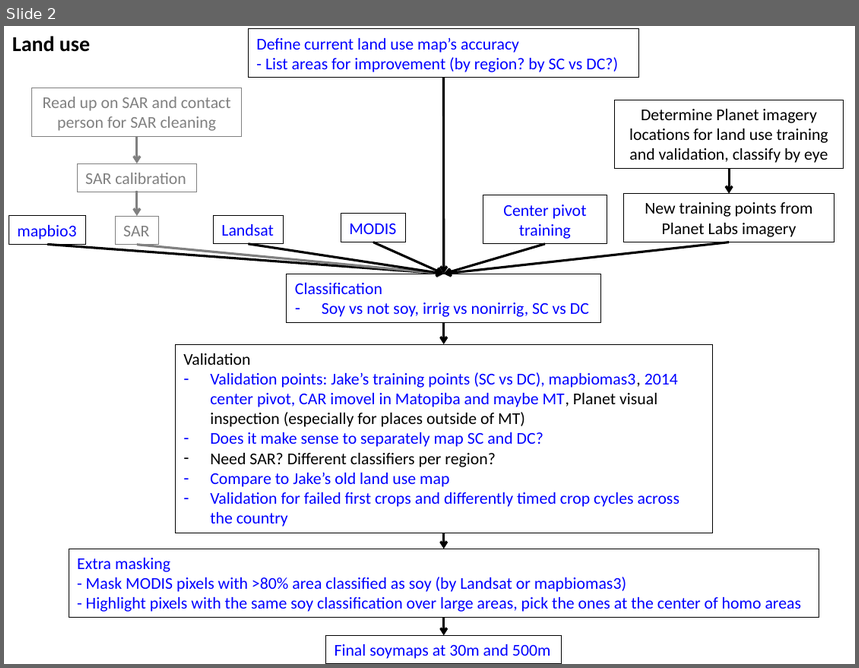
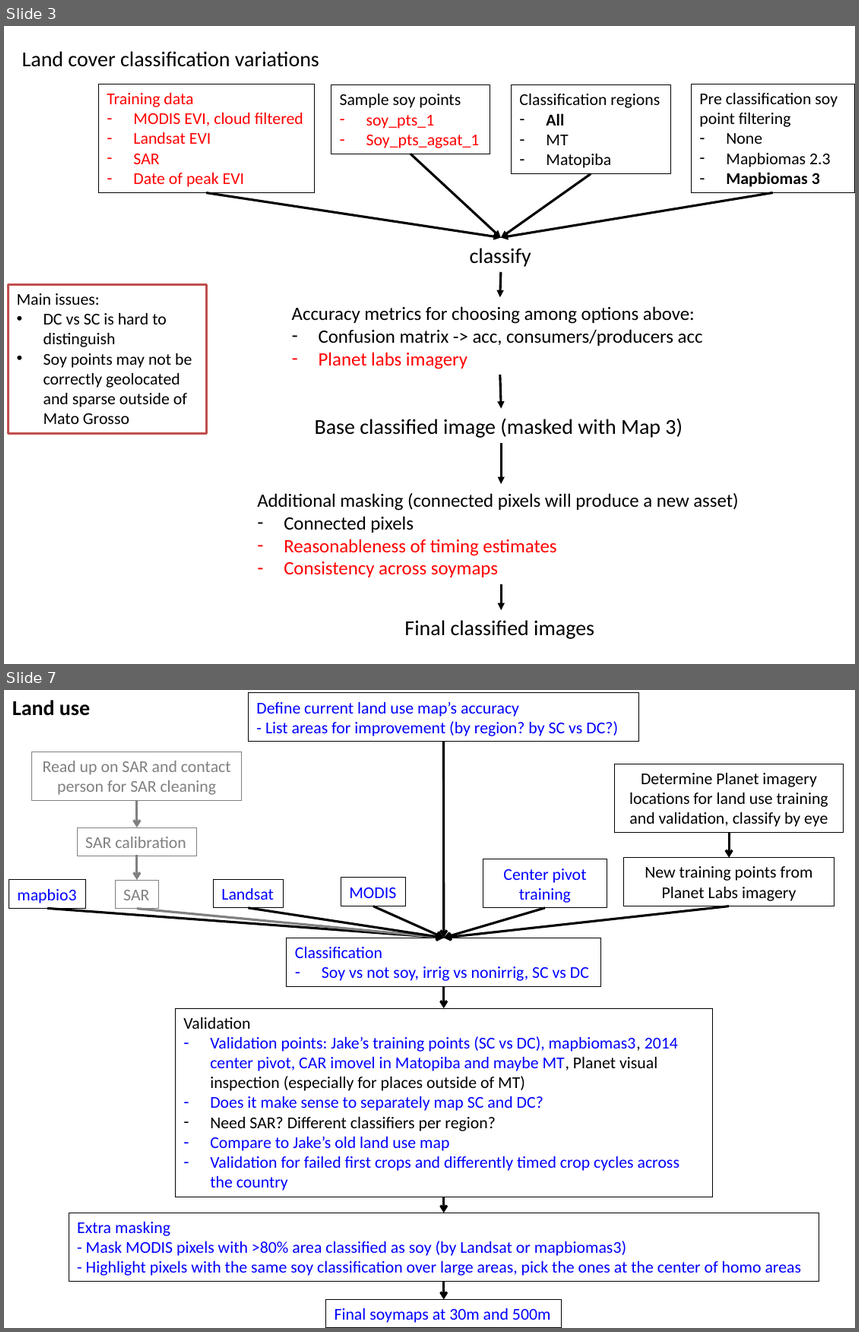
Before and after one commit to minghui-zhang/Meeting, a slide deck: January 19 2019.pptx. Shown one above the other, each under a label of ours: slide 2 before the commit, slides 3 and 7 after it; the slides between them are not shown. The pictures are 859x668 and 859x1332 pixels, drawn with LibreOffice and Linux fonts; fonts in the diff are those of the drawing. Boxes give left, top, right and bottom in pixels: in the first picture for what was removed or moved away, otherwise in the second. Text is boxed around its words. In the diff, an @@ line names an element or a change of style, - is before the commit and + after.

```diff
--- a/January 19 2019.pptx
+++ b/January 19 2019.pptx
@@ slide 3 added at (4,26,855,664), background #FFFFFF @@
@@ text added at (22,51,319,67), 18 pt, text #000000 @@
+Land cover classification variations
@@ rectangle added at (98,84,314,193), outline #000000 0.75 pt, 14 pt, text #FF0000 @@
+Training data
+– MODIS EVI, cloud filtered
+– Landsat EVI
+– SAR
+– Date of peak EVI
@@ rectangle added at (331,85,489,154), outline #000000 0.75 pt, 14 pt, text #FF0000 @@
+Sample soy points
+– soy_pts_1
+– Soy_pts_agsat_1
@@ rectangle added at (512,85,671,173), outline #000000 0.75 pt, 14 pt, text #000000 @@
+Classification regions
+– All
+– MT
+– Matopiba
@@ rectangle added at (691,84,854,193), outline #000000 0.75 pt, 14 pt, text #000000 @@
+Pre classification soy point filtering
+– None
+– Mapbiomas 2.3
+– Mapbiomas 3
@@ arrow added from (411, 154) to (501, 238), #000000 2 pt @@
@@ arrow added from (591, 174) to (501, 238), #000000 2 pt @@
@@ arrow added from (207, 193) to (501, 238), #000000 2 pt @@
@@ arrow added from (772, 193) to (501, 238), #000000 2 pt @@
@@ text added at (470,248,531,267), 18 pt, text #000000 @@
+classify
@@ arrow added from (501, 272) to (500, 297), #000000 2 pt @@
@@ rectangle added at (9,284,207,433), fill #FFFFFF, outline #C0504D 2 pt, 14 pt, text #000000 @@
+Main issues:
+• DC vs SC is hard to distinguish
+• Soy points may not be correctly geolocated and sparse outside of Mato Grosso
@@ text added at (292,306,703,370), 16 pt, text #000000 @@
+Accuracy metrics for choosing among options above:
+– Confusion matrix -> acc, consumers/producers acc
+– Planet labs imagery
@@ arrow added from (500, 375) to (501, 409), #000000 2 pt @@
@@ text added at (315,418,683,438), 18 pt, text #000000 @@
+Base classified image (masked with Map 3)
@@ arrow added from (501, 443) to (501, 484), #000000 2 pt @@
@@ text added at (257,493,738,578), 16 pt, text #000000 @@
+Additional masking (connected pixels will produce a new asset)
+– Connected pixels
+– Reasonableness of timing estimates
+– Consistency across soymaps
@@ arrow added from (501, 585) to (501, 610), #000000 2 pt @@
@@ text added at (405,620,595,639), 18 pt, text #000000 @@
+Final classified images
@@ what was slide 2 is now slide 7 @@
```
Also in this commit, not shown: 4 slides changed, 8 other slides added, 1 slide removed.
